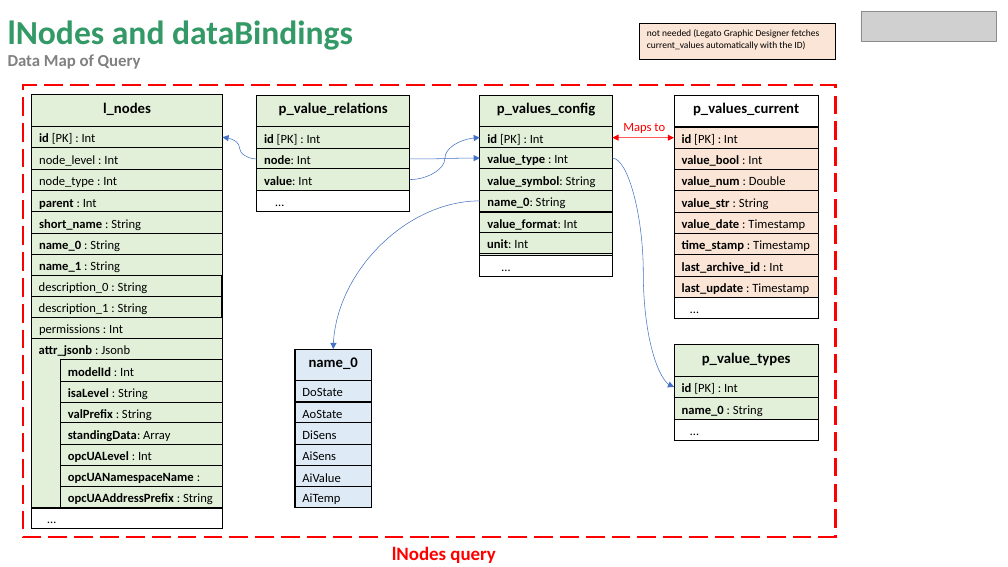
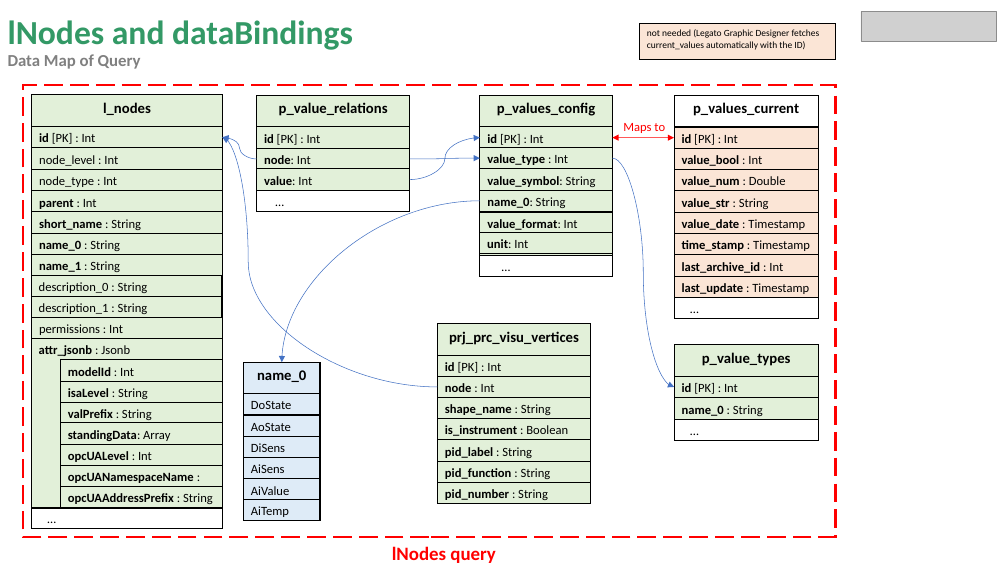
Before and after one commit to miguelrk/tum-mw-bachelorarbeit, a slide deck: slide 8 of 3 Entwicklungsphase/weekly_meeting_15.pptx (slide 7 before the commit). Drawn at 1008x567 pixels with LibreOffice and Linux fonts; fonts in the diff are those of the drawing; grey boxes stand for pictures. Boxes give left, top, right and bottom in pixels: in the first picture for what was removed or moved away, otherwise in the second. Text is boxed around its words. In the diff, an @@ line names an element or a change of style, - is before the commit and + after.

Commit message:
Finished boardlet. (data queries, sapientBind object generation, responsive design, etc done). Graphing algorithm could still be improved.

```diff
--- a/3 Entwicklungsphase/weekly_meeting_15.pptx
+++ b/3 Entwicklungsphase/weekly_meeting_15.pptx
@@ curved arrow added from (438, 387) to (222, 138), #4472C4 0.5 pt @@
@@ curved arrow moved from (480, 201) - (333, 349) to (480, 201) - (282, 362) @@
@@ rectangle "AiSens": place and size @@
-rectangle "AiSens" at <box>295,445,371,466</box>
+rectangle "AiSens" at <box>243,457,320,479</box>
@@ 6 rectangles: place and size @@
-6 rectangles at <box>295,349,371,508</box>
+6 rectangles at <box>243,362,320,521</box>
@@ group added at <box>438,324,591,504</box>: 8 rectangles @@
+prj_prc_visu_vertices
+id [PK] : Int
+is_instrument : Boolean
+node : Int
+shape_name : String
+pid_label : String
+pid_function : String
+pid_number : String
```
Also in this commit, not shown: 3 other slides changed, 2 slides added, 2 slides removed, 8 other files.
